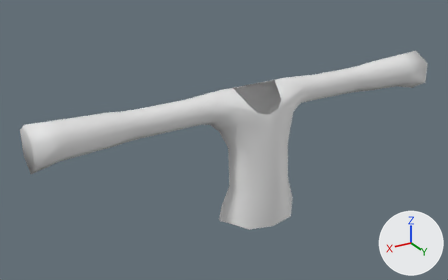
Two versions of the glTF model Player/Assets/Costumes/Tops/Long_Sleeve/long_sleeve.glb, one commit apart.
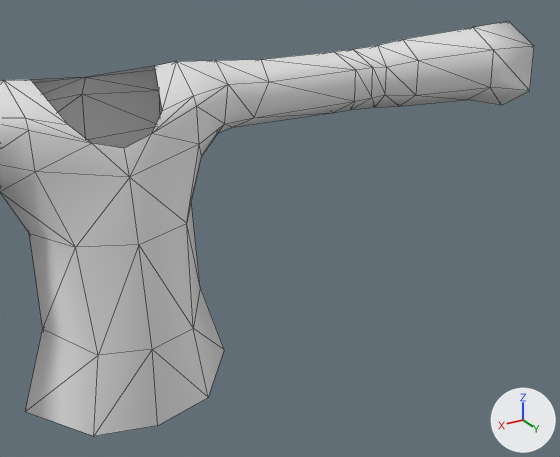
There are two pictures of each version: one whole from a camera (50 mm lens) standing at (0.969, 1.419, 2.217) and looking at (0.081, -0.062, 1.477), one close up from a camera (50 mm lens) standing at (0.278, 0.853, 1.839) and looking at (-0.173, 0.102, 1.464). Every picture has the same lights, and +X, +Y and +Z are marked at lower right. The last two pictures show the newer version. The close-ups show mesh edges as thin lines. Vertices at exactly the same position are counted once.

In view in the first close-up: 'long_sleeve'.
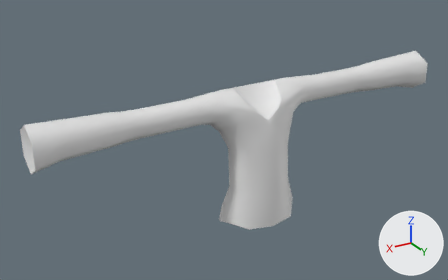
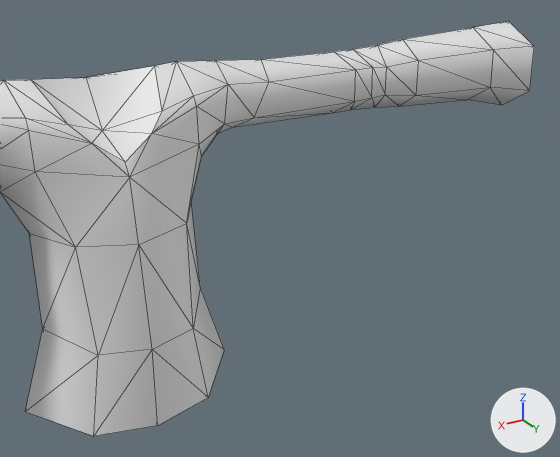
Changed parts and their boxes [x1, y1, x2, y2] in the close-ups (560 x 457 px):
part 1 of me_cube_026, built on
    before: [92, 134, 151, 177]
    after: [31, 66, 162, 177]

Edits to the bpy script that builds the scene:
```text
Change me_cube_026:
    used by ob_long_sleeve; location = (0.0, 0.0, 0.0)
    remove me_cube_026.from_pydata(...)  # 153 vertices, 290 faces; spans x -0.665..0.665, y -0.09..0.096, z 1.232..1.659
    add me_cube_026.from_pydata(...)  # 155 vertices, 306 faces; spans x -0.665..0.665, y -0.09..0.096, z 1.232..1.659
    me_cube_026 part 1
    1 vertex is removed from x 0.0, y 0.054, z 1.581
    2 faces are deleted
    2 vertices are added at (0.0, 0.054, 1.565), (0.0, -0.018, 1.583)
    10 new faces join them
    other edits to the shape of me_cube_026 do not show in these pictures
```
